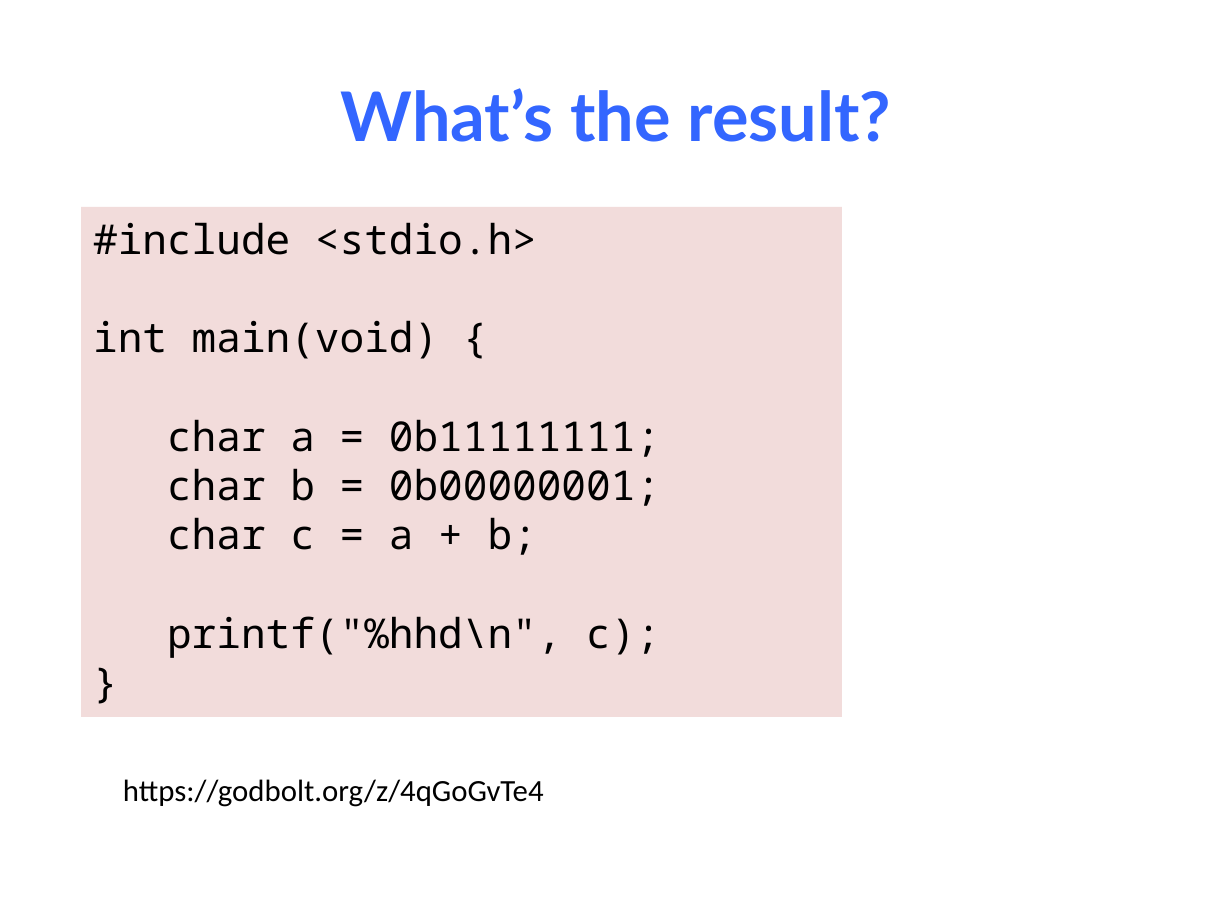
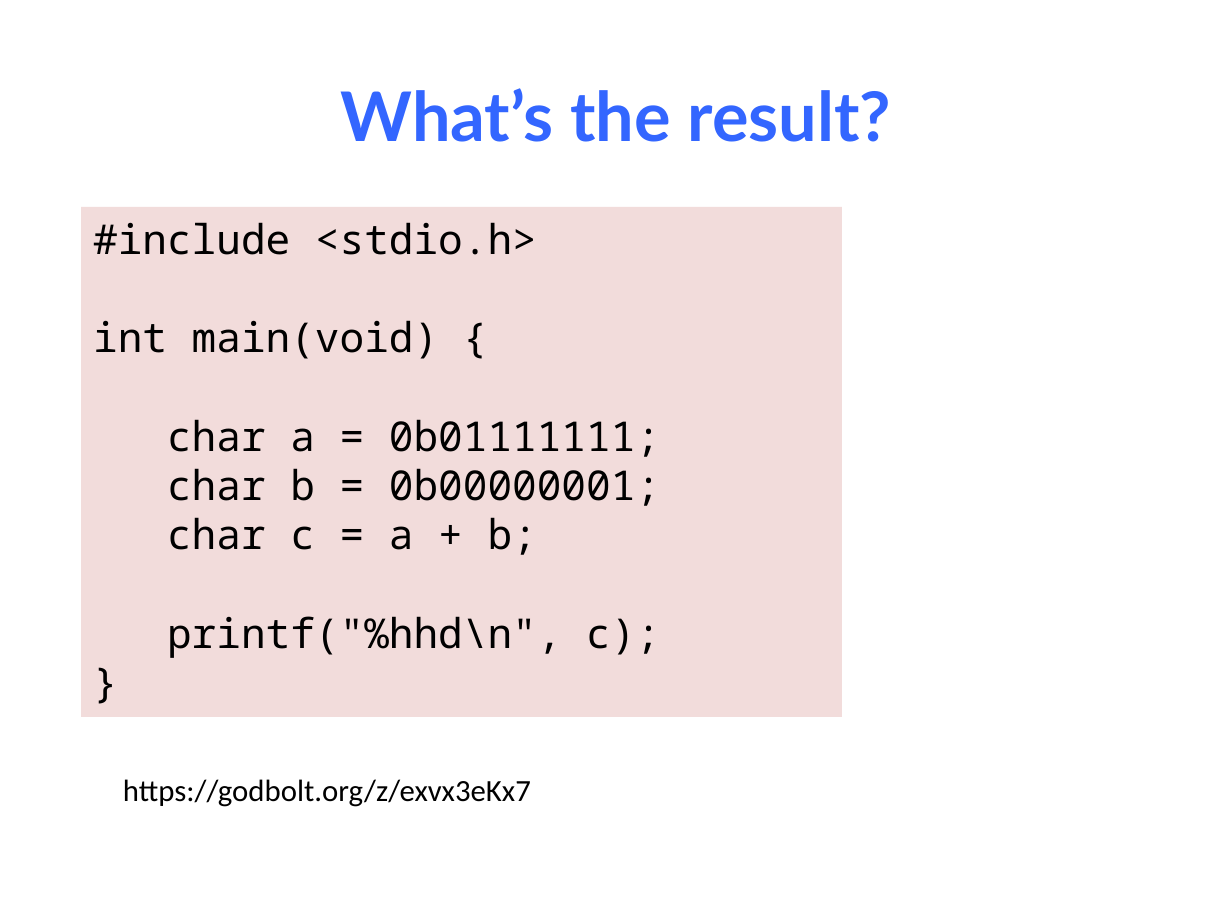
Before and after one commit to NYU-CSO/nyu-cso.github.io, a slide deck: slide 37 of notes/02-bits_bytes_int.pptx. Drawn at 1232x924 pixels with LibreOffice and Linux fonts; fonts in the diff are those of the drawing. Boxes give left, top, right and bottom in pixels: in the first picture for what was removed or moved away, otherwise in the second. Text is boxed around its words. In the diff, an @@ line names an element or a change of style, - is before the commit and + after.

```diff
--- a/notes/02-bits_bytes_int.pptx
+++ b/notes/02-bits_bytes_int.pptx
@@ text in rectangle at box(167, 419, 660, 457): text changed @@
-char a = 0b11111111;
+char a = 0b01111111;
@@ text at box(123, 779, 531, 807): text changed @@
-https://godbolt.org/z/4qGoGvTe4
+https://godbolt.org/z/exvx3eKx7
```
Also in this commit, not shown: 2 other slides changed, 1 other file.
